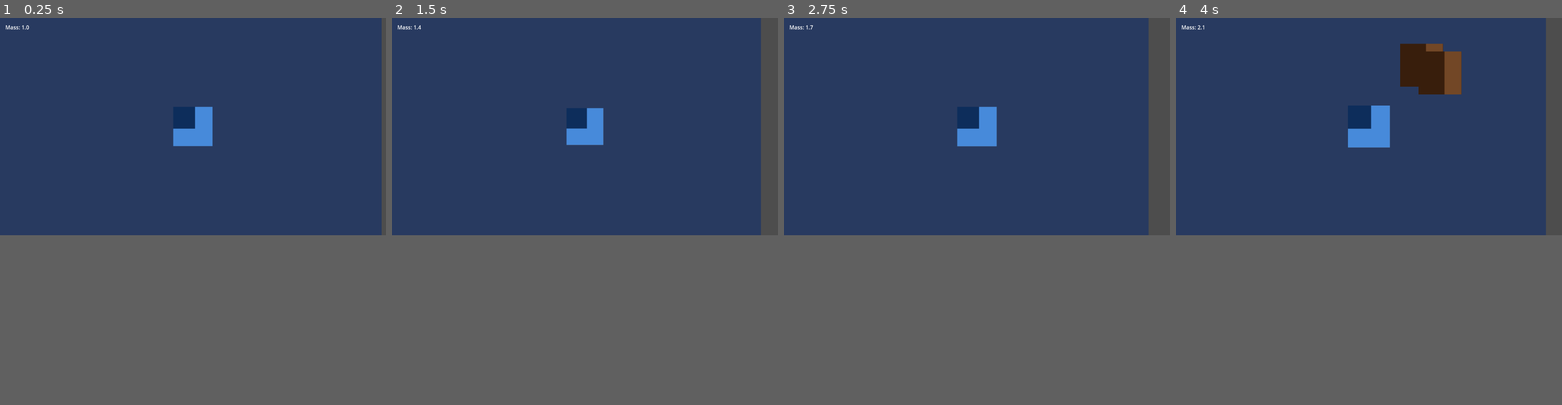
Above: before the commit, frames 1-4 (left to right).
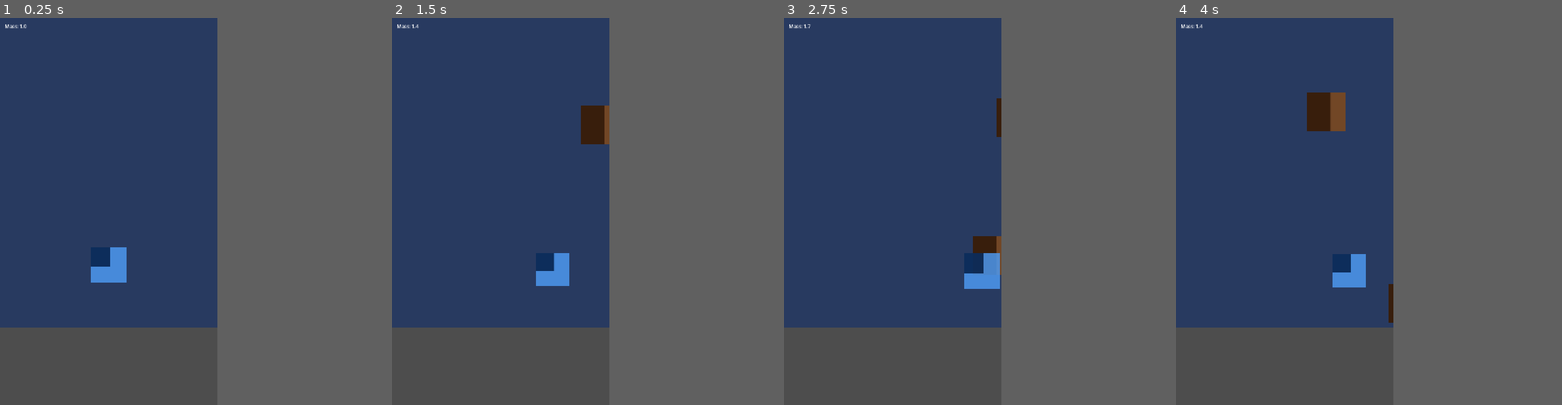
Above: after the commit, the same moments.

Repository: xenohunter/typhoonette
Game: Godot game, scene res://scenes/main.tscn
Same seed, same stepped clock (60 frames per second), same inputs: the game is played once before the commit and once after it.
Inputs:
- Up to frame 1 (0.25 s): no input
- Up to frame 2 (1.5 s): hold D (move_right) 0.53-1.28 s; tap J (absorb) at 0.6 s; hold S (move_down) from 1.28 s (still down); tap Space (dash) at 1.35 s
- Up to frame 3 (2.75 s): release S (move_down) at 2.03 s; hold D (move_right) from 2.03 s (still down); tap J (absorb) at 2.1 s
- Up to frame 4 (4 s): release D (move_right) at 2.78 s; hold W (move_up) 2.78-3.53 s; tap Space (dash) at 2.85 s; hold A (move_left) from 3.53 s (still down); tap J (absorb) at 3.6 s
In our replay, the window is 799x449 before the commit and 450x800 after it. These sizes can differ from the game's own. Grey fills any space a smaller window leaves; there, only what the larger window draws over its background counts as a difference.

The runs differ from the first frame. In frame 1, 14% of the frame differs, in the area x 0-100%, y 0-100%; in frame 2, 16%; in frame 3, 17%; in frame 4, 19%.

Commit message:
Add more sophistication to scrolling

Diff:
--- a/project.godot
+++ b/project.godot
@@ -14,6 +14,15 @@
 config/features=PackedStringArray("4.5", "GL Compatibility")
 config/icon="res://icon.svg"
 run/main_scene="res://scenes/main.tscn"
+
+[display]
+
+window/size/viewport_width=720
+window/size/viewport_height=1280
+window/size/window_width=720
+window/size/window_height=1280
+window/stretch/mode="canvas_items"
+window/stretch/aspect="expand"
 
 [input]
 
--- a/scenes/main.tscn
+++ b/scenes/main.tscn
@@ -17,6 +17,7 @@
 horizontal_spawn_range = Vector2(-220, 220)
 spawn_distance = 560.0
 crate_scene = ExtResource("3_1h4fp")
+play_area_margin = Vector2(64, 240)
 
 [node name="World" type="Node2D" parent="."]
 
@@ -42,6 +43,7 @@
 mass_label_path = NodePath("../../HUD/MassLabel")
 groups = ["player"]
 z_index = 1
+auto_forward_speed = 200.0
 
 [node name="Sprite" type="Sprite2D" parent="World/Player"]
 texture = ExtResource("2_9n4v1")
@@ -51,7 +53,8 @@
 [node name="CollisionShape2D" type="CollisionShape2D" parent="World/Player"]
 shape = SubResource("CircleShape2D_h7max")
 
-[node name="Camera2D" type="Camera2D" parent="World/Player"]
+[node name="Camera2D" type="Camera2D" parent="."]
+position = Vector2(0, 0)
 current = true
 
 [node name="HUD" type="CanvasLayer" parent="."]
--- a/scripts/main_level.gd
+++ b/scripts/main_level.gd
@@ -6,48 +6,91 @@
 @export var horizontal_spawn_range: Vector2 = Vector2(-220.0, 220.0)
 @export var level_length: float = 3200.0
 @export var crate_scene: PackedScene
+@export var play_area_margin: Vector2 = Vector2(48.0, 160.0)
+@export var camera_follow_offset: float = 220.0
+@export_range(1.0, 20.0, 0.5) var camera_follow_speed: float = 8.0
 
 @onready var player: CharacterBody2D = $World/Player
 @onready var parallax: ParallaxBackground = $World/ParallaxBackground
 @onready var timer: Timer = $CrateSpawnTimer
 @onready var crate_container: Node2D = $World/Crates
+@onready var camera: Camera2D = $Camera2D
 
 var _distance_scrolled: float = 0.0
 var _rng := RandomNumberGenerator.new()
 
 func _ready() -> void:
-    _rng.randomize()
-    if timer:
-        timer.wait_time = spawn_interval
-        timer.timeout.connect(_on_crate_spawn_timer_timeout)
-        timer.start()
+	_rng.randomize()
+	if timer:
+		timer.wait_time = spawn_interval
+		timer.timeout.connect(_on_crate_spawn_timer_timeout)
+		timer.start()
+	if "auto_forward_speed" in player:
+		player.auto_forward_speed = max(player.auto_forward_speed, scroll_speed)
+	_update_player_bounds()
 
 func _process(delta: float) -> void:
-    if parallax:
-        parallax.scroll_offset.y += scroll_speed * delta
-    _distance_scrolled += scroll_speed * delta
-    if _distance_scrolled >= level_length and timer and not timer.is_stopped():
-        timer.stop()
+	if parallax:
+		parallax.scroll_offset.y += scroll_speed * delta
+	_distance_scrolled += scroll_speed * delta
+	if _distance_scrolled >= level_length and timer and not timer.is_stopped():
+		timer.stop()
+	_update_camera(delta)
+	_update_player_bounds()
 
 func _on_crate_spawn_timer_timeout() -> void:
-    if crate_scene == null or player == null:
-        return
-    var crate := crate_scene.instantiate()
-    if crate_container:
-        crate_container.add_child(crate)
-    else:
-        add_child(crate)
-    var spawn_x := _rng.randf_range(horizontal_spawn_range.x, horizontal_spawn_range.y)
-    crate.global_position = player.global_position + Vector2(spawn_x, -spawn_distance)
-    if crate.has_method("set_player"):
-        crate.set_player(player)
-    else:
-        crate.player = player
-    if crate.has_method("set_scroll_speed"):
-        crate.set_scroll_speed(scroll_speed)
-    else:
-        crate.scroll_speed = scroll_speed
-    if crate.has_method("set_cleanup_distance"):
-        crate.set_cleanup_distance(max(crate.cleanup_distance, spawn_distance + 200.0))
-    else:
-        crate.cleanup_distance = max(crate.cleanup_distance, spawn_distance + 200.0)
+	if crate_scene == null or player == null:
+		return
+	var crate := crate_scene.instantiate()
+	if crate_container:
+		crate_container.add_child(crate)
+	else:
+		add_child(crate)
+	var spawn_x := _rng.randf_range(horizontal_spawn_range.x, horizontal_spawn_range.y)
+	crate.global_position = player.global_position + Vector2(spawn_x, -spawn_distance)
+	if crate.has_method("set_player"):
+		crate.set_player(player)
+	else:
+		crate.player = player
+	if crate.has_method("set_scroll_speed"):
+		crate.set_scroll_speed(scroll_speed)
+	else:
+		crate.scroll_speed = scroll_speed
+	if crate.has_method("set_cleanup_distance"):
+		crate.set_cleanup_distance(max(crate.cleanup_distance, spawn_distance + 200.0))
+	else:
+		crate.cleanup_distance = max(crate.cleanup_distance, spawn_distance + 200.0)
+
+func _update_camera(delta: float) -> void:
+	if camera == null or player == null:
+		return
+	var target_position := Vector2(
+		0.0,
+		player.global_position.y - camera_follow_offset
+	)
+	var lerp_weight: float = clamp(camera_follow_speed * delta, 0.0, 1.0)
+	camera.global_position = camera.global_position.lerp(target_position, lerp_weight)
+
+func _update_player_bounds() -> void:
+	if camera == null or player == null:
+		return
+	var viewport := camera.get_viewport()
+	if viewport == null:
+		return
+	var visible_rect := viewport.get_visible_rect()
+	var view_size := Vector2(
+		visible_rect.size.x * camera.zoom.x,
+		visible_rect.size.y * camera.zoom.y
+	)
+	var half_size := view_size * 0.5
+	var margin := Vector2(
+		max(min(play_area_margin.x, half_size.x - 4.0), 0.0),
+		max(min(play_area_margin.y, half_size.y - 4.0), 0.0)
+	)
+	var min_corner := camera.global_position - half_size + margin
+	var max_corner := camera.global_position + half_size - margin
+	if max_corner.x <= min_corner.x or max_corner.y <= min_corner.y:
+		return
+	var bounds := Rect2(min_corner, max_corner - min_corner)
+	if player.has_method("set_movement_bounds"):
+		player.set_movement_bounds(bounds)
--- a/scripts/player_typhoon.gd
+++ b/scripts/player_typhoon.gd
@@ -6,6 +6,7 @@
 @export var drag: float = 6.0
 @export var dash_speed: float = 480.0
 @export var dash_cooldown: float = 0.5
+@export var auto_forward_speed: float = 180.0
 
 @export_category("Mass")
 @export var base_mass: float = 1.0
@@ -17,13 +18,11 @@
 @export_category("UI")
 @export_node_path("Label") var mass_label_path: NodePath
 
-@export_category("Level")
-@export var movement_bounds: Rect2 = Rect2(Vector2(-256, -360), Vector2(512, 720))
-
 var mass: float
 var _target_scale: float
 var _mass_label: Label
 var _dash_timer: float = 0.0
+var _movement_bounds: Rect2
 
 func _ready() -> void:
 	if not is_in_group("player"):
@@ -51,12 +50,19 @@
 	var input_vector := Vector2.ZERO
 	input_vector.x = Input.get_action_strength("move_right") - Input.get_action_strength("move_left")
 	input_vector.y = Input.get_action_strength("move_down") - Input.get_action_strength("move_up")
+	input_vector.y = min(input_vector.y, 0.0)
 	if input_vector.length_squared() > 0:
 		input_vector = input_vector.normalized()
-	var desired_velocity := input_vector * move_speed
+	var desired_velocity := Vector2(
+		input_vector.x * move_speed,
+		input_vector.y * move_speed - auto_forward_speed
+	)
 	velocity = velocity.lerp(desired_velocity, clamp(acceleration * delta, 0.0, 1.0))
 	if input_vector == Vector2.ZERO:
-		velocity = velocity.lerp(Vector2.ZERO, clamp(drag * delta, 0.0, 1.0))
+		var idle_target := Vector2(0.0, -auto_forward_speed)
+		velocity = velocity.lerp(idle_target, clamp(drag * delta, 0.0, 1.0))
+	if velocity.y > -auto_forward_speed:
+		velocity.y = lerp(velocity.y, -auto_forward_speed, clamp(acceleration * delta, 0.0, 1.0))
 	move_and_slide()
 	_clamp_to_bounds()
 
@@ -89,15 +95,20 @@
 		direction = Vector2.RIGHT
 	velocity = direction * dash_speed
 
+func set_movement_bounds(bounds: Rect2) -> void:
+	_movement_bounds = bounds
+
 func _clamp_to_bounds() -> void:
-	if movement_bounds.size == Vector2.ZERO:
+	if _movement_bounds.size == Vector2.ZERO:
 		return
-	var min_x := movement_bounds.position.x
-	var min_y := movement_bounds.position.y
-	var max_x := movement_bounds.position.x + movement_bounds.size.x
-	var max_y := movement_bounds.position.y + movement_bounds.size.y
+	var min_corner := _movement_bounds.position
+	var max_corner := _movement_bounds.position + _movement_bounds.size
+	var original_position := global_position
 	var clamped_position := Vector2(
-		clamp(global_position.x, min_x, max_x),
-		clamp(global_position.y, min_y, max_y)
+		clamp(original_position.x, min_corner.x, max_corner.x),
+		clamp(original_position.y, min_corner.y, max_corner.y)
 	)
 	global_position = clamped_position
+	var bottom := max_corner.y
+	if original_position.y >= bottom and is_equal_approx(clamped_position.y, bottom):
+		velocity.y = min(velocity.y, -auto_forward_speed)
Not shown, changed: README.md
